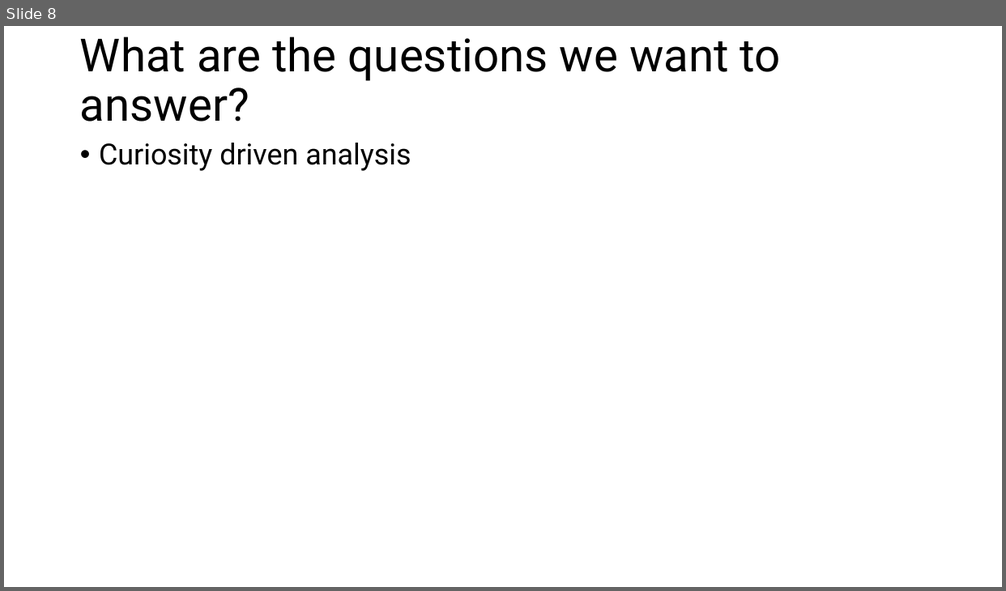
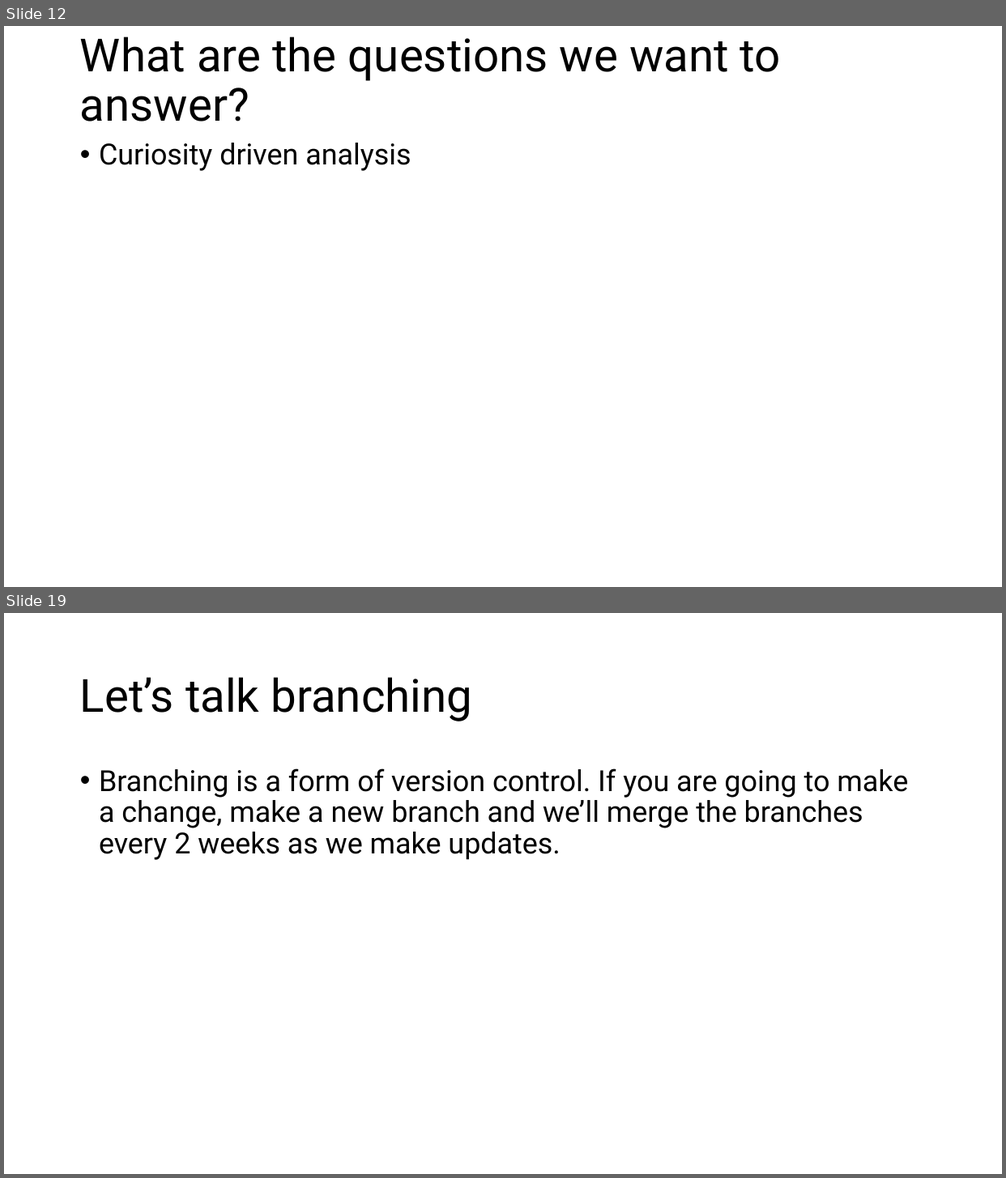
Before and after one commit to usckrc/macula_densa_scRNAseq, a slide deck: presentations/project_introduction_jwn.pptx. Shown one above the other, each under a label of ours: slide 8 before the commit, slides 12 and 19 after it; the slides between them are not shown. The pictures are 1006x591 and 1006x1178 pixels, drawn with LibreOffice and Linux fonts; fonts in the diff are those of the drawing. Boxes give left, top, right and bottom in pixels: in the first picture for what was removed or moved away, otherwise in the second. Text is boxed around its words. In the diff, an @@ line names an element or a change of style, - is before the commit and + after.

```diff
--- a/presentations/project_introduction_jwn.pptx
+++ b/presentations/project_introduction_jwn.pptx
@@ slide 19 added at (4,613,1002,1174), background #FFFFFF @@
@@ title added at (80,677,472,722), 44 pt, text #000000 @@
+Let’s talk branching
@@ text added at (99,769,908,860), 28 pt, text #000000 @@
+• Branching is a form of version control. If you are going to make a change, make a new branch and we’ll merge the branches every 2 weeks as we make updates.
@@ what was slide 8 is now slide 12 @@
```
Also in this commit, not shown: 5 slides changed, 11 other slides added, 3 slides removed, 4 other files.
